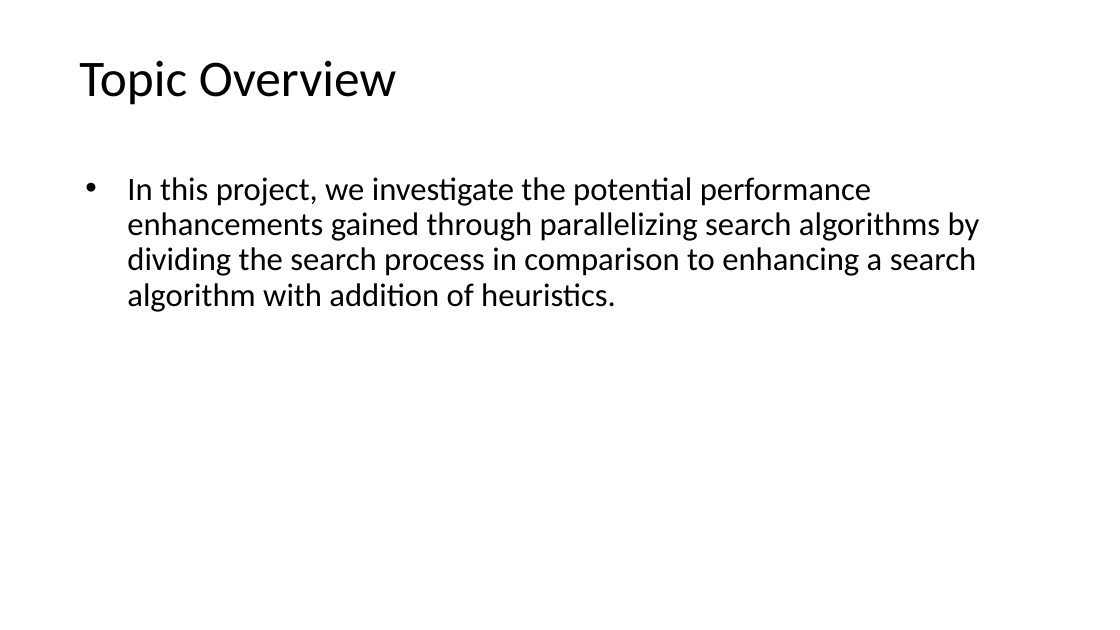
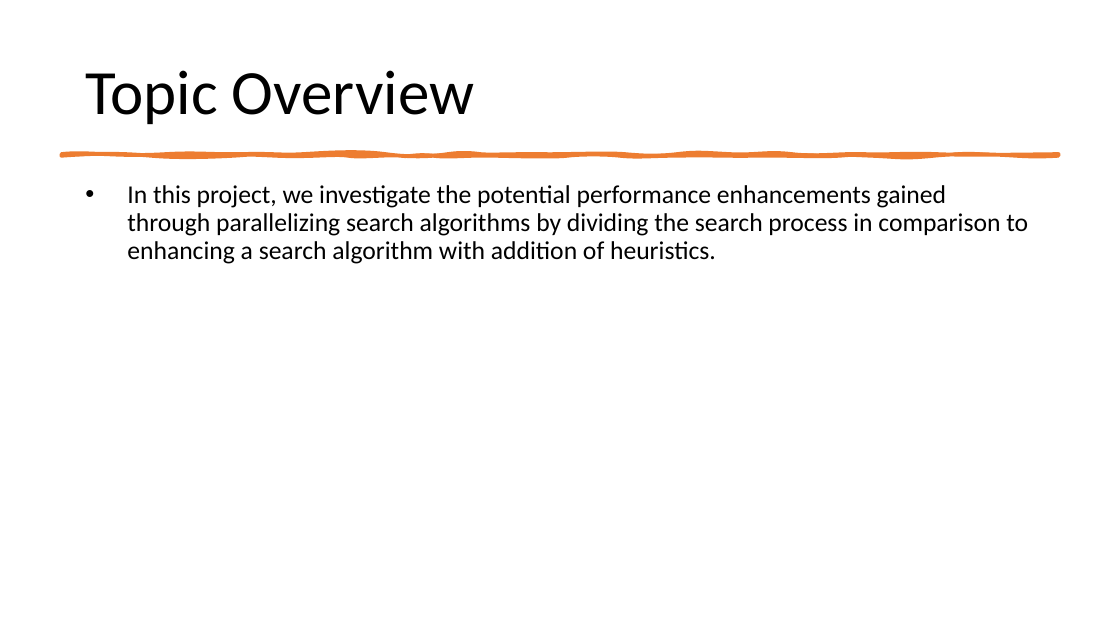
Before and after one commit to danieltebor/cs4306-course-project, a slide deck: slide 2 of docs/cs4306-course-project-presentation.pptx. Drawn at 1120x630 pixels with LibreOffice and Linux fonts; fonts in the diff are those of the drawing. Boxes give left, top, right and bottom in pixels: in the first picture for what was removed or moved away, otherwise in the second. Text is boxed around its words. In the diff, an @@ line names an element or a change of style, - is before the commit and + after.

```diff
--- a/docs/cs4306-course-project-presentation.pptx
+++ b/docs/cs4306-course-project-presentation.pptx
@@ title "Topic Overview": place and size @@
-title "Topic Overview" at (79, 60, 396, 105)
+title "Topic Overview" at (85, 70, 474, 124)
@@ title "Topic Overview" at (85, 70, 474, 124): size 44 to 54 pt @@
@@ freeform shape added at (61, 154, 1059, 155), fill #ED7D31, outline #ED7D31 3.25 pt @@
@@ text "In this project, we investigate ...": place and size @@
-text "In this project, we investigate ..." at (127, 177, 980, 312)
+text "In this project, we investigate ..." at (127, 185, 1028, 264)
@@ text "In this project, we investigate ..." at (127, 185, 1028, 264): size 28 to 22 pt @@
```
Also in this commit, not shown: 9 other slides changed, 1 slide added, 17 other files.
